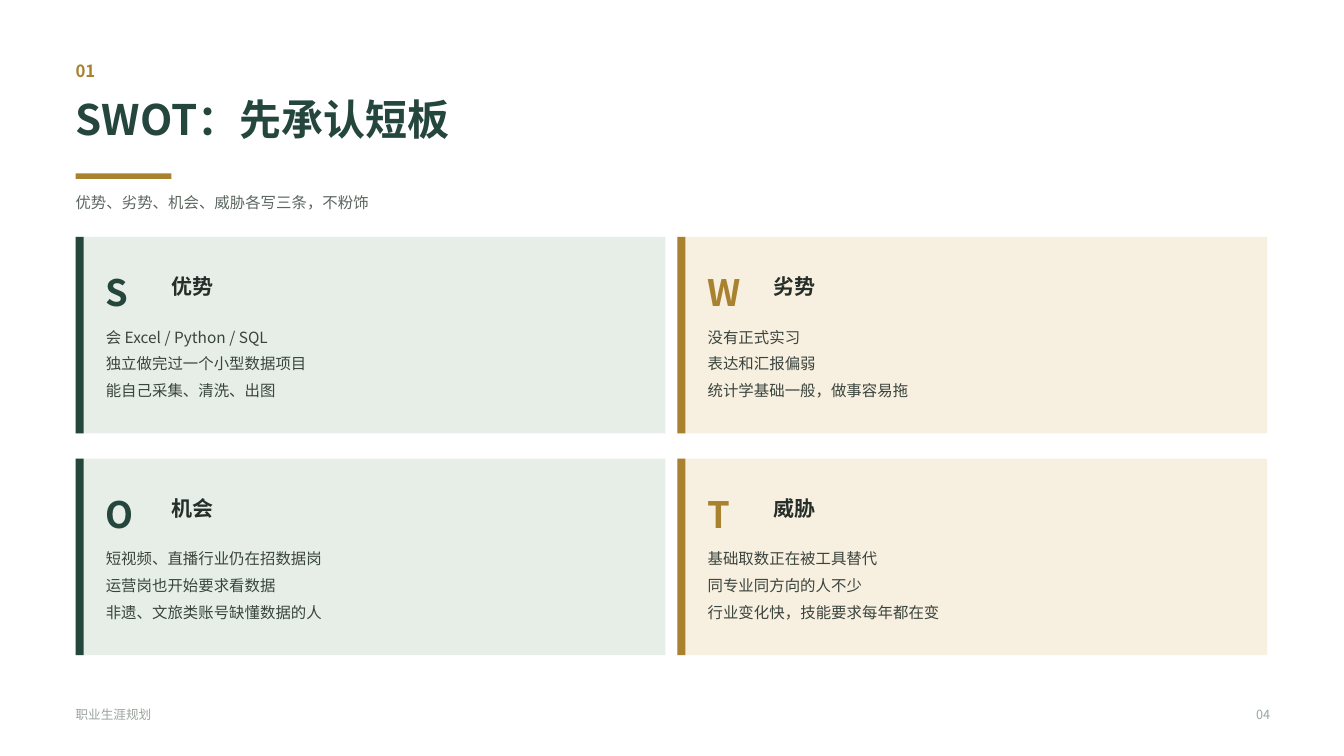
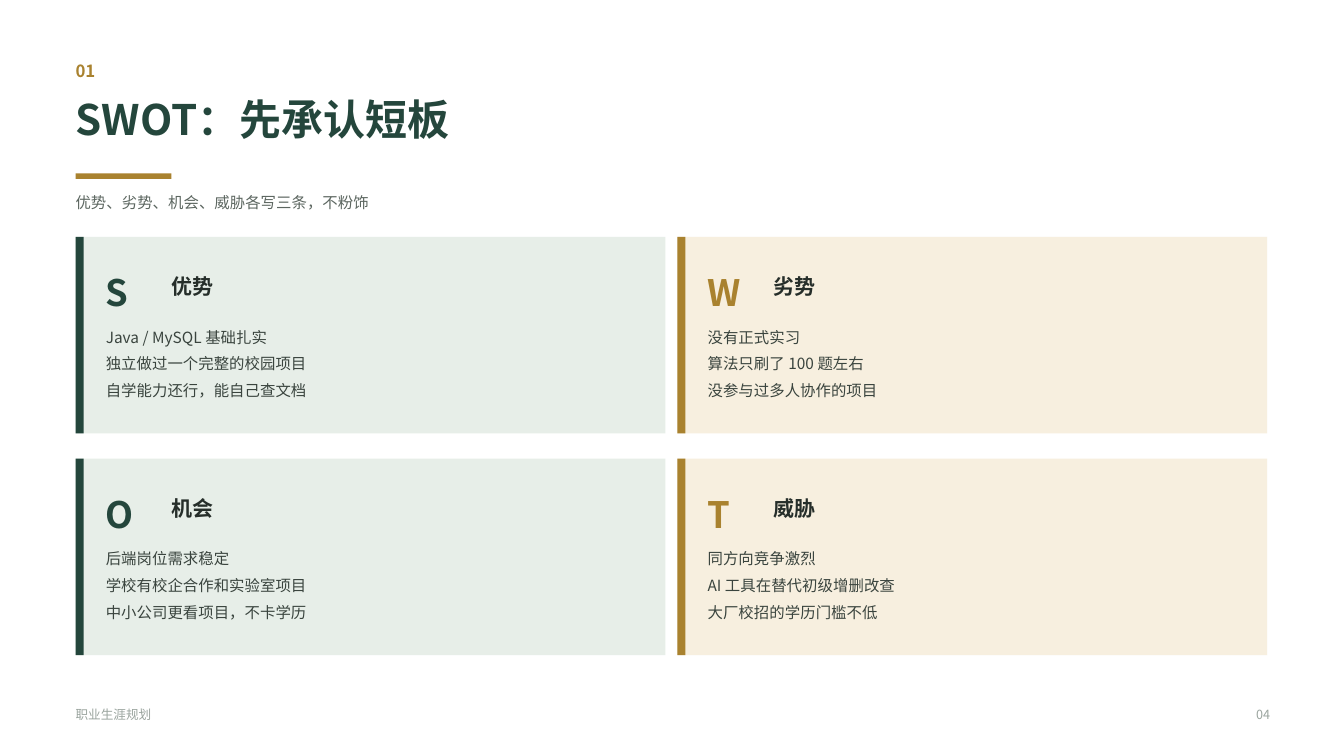
Before and after one commit to SEN-FOREST-21/feiyi-video-analysis, a slide deck: slide 4 of 职业生涯规划.pptx. Drawn at 1344x756 pixels with LibreOffice and Linux fonts; fonts in the diff are those of the drawing. Boxes give left, top, right and bottom in pixels: in the first picture for what was removed or moved away, otherwise in the second. Text is boxed around its words. In the diff, an @@ line names an element or a change of style, - is before the commit and + after.

```diff
--- a/职业生涯规划.pptx
+++ b/职业生涯规划.pptx
@@ text at [106, 330, 307, 398]: text changed @@
-会 Excel / Python / SQL
-独立做完过一个小型数据项目
-能自己采集、清洗、出图
+Java / MySQL 基础扎实
+独立做过一个完整的校园项目
+自学能力还行，能自己查文档
@@ text at [708, 356, 878, 397]: text changed @@
-表达和汇报偏弱
-统计学基础一般，做事容易拖
+算法只刷了 100 题左右
+没参与过多人协作的项目
@@ text at [106, 551, 307, 620]: text changed @@
-短视频、直播行业仍在招数据岗
-运营岗也开始要求看数据
-非遗、文旅类账号缺懂数据的人
+后端岗位需求稳定
+学校有校企合作和实验室项目
+中小公司更看项目，不卡学历
@@ text at [708, 551, 895, 620]: text changed @@
-基础取数正在被工具替代
-同专业同方向的人不少
-行业变化快，技能要求每年都在变
+同方向竞争激烈
+AI 工具在替代初级增删改查
+大厂校招的学历门槛不低
```
Also in this commit, not shown: 8 other slides changed, 1 other file.
